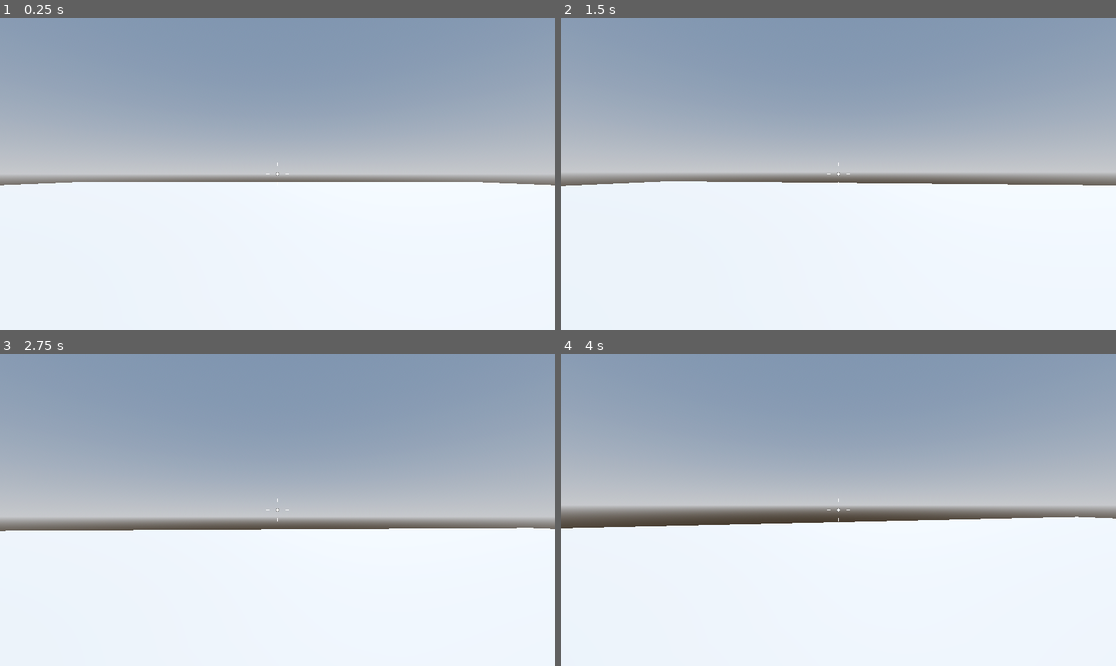
Above: before the commit, frames 1-4 (two rows, left to right).
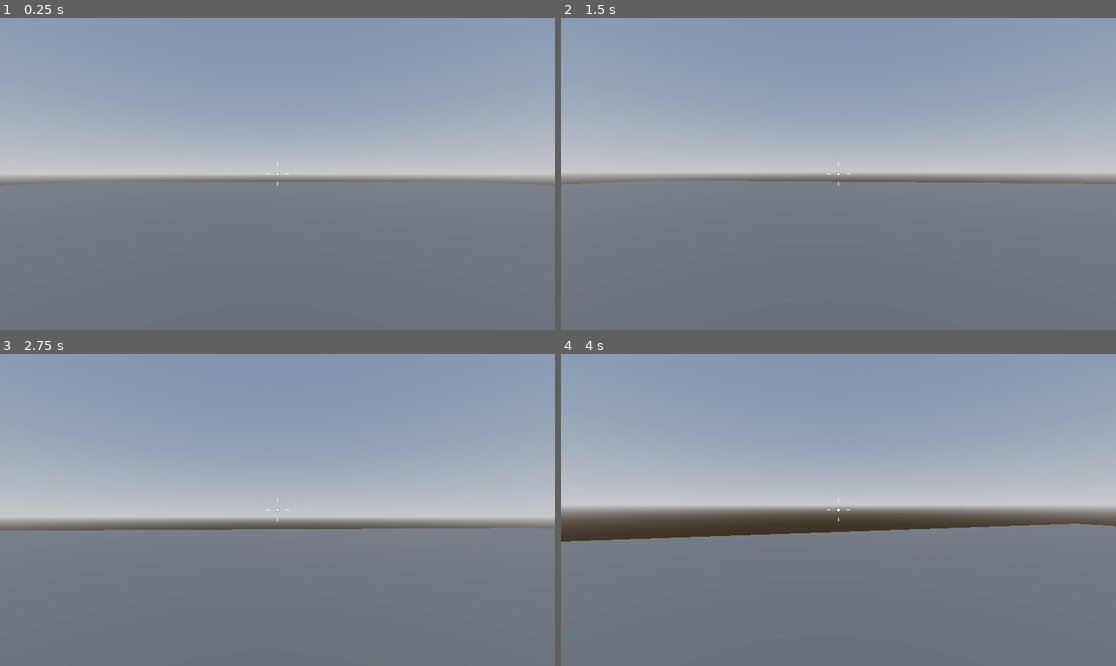
Above: after the commit, the same moments.

Repository: SugarF0x/robage-3d
Game: Godot game, scene res://Levels/sandbox.tscn
Same seed, same stepped clock (60 frames per second), same inputs: the game is played once before the commit and once after it.
Inputs (mouse positions are in pixels of both pictures, inside the frame that each line leads up to):
- Up to frame 1 (0.25 s): no input
- Up to frame 2 (1.5 s): tap Enter at 0.5 s; move the mouse to (866, 174) at 0.52 s; hold W (move_forward) from 0.53 s (still down); tap Space (jump) at 0.6, 0.77, 1.07, 1.35 s; move the mouse to (810, 174) at 1.27 s
- Up to frame 3 (2.75 s): keep holding W (move_forward); tap Space (jump) at 1.52, 1.82, 2.1 s; move the mouse to (288, 503) at 2.02 s
- Up to frame 4 (4 s): keep holding W (move_forward); move the mouse to (832, 516) at 2.77 s; tap Space (jump) at 2.85, 3.02, 3.32, 3.5, 3.6, 3.77 s; move the mouse to (877, 513) at 3.52 s

The runs differ from the first frame. In frame 1, 47% of the frame differs, in the area x 0-100%, y 52-100%; in frame 2, 47%; in frame 3, 44%; in frame 4, 46%.

Commit message:
add player fall velocity increase

Diff:
--- a/Levels/sandbox.tscn
+++ b/Levels/sandbox.tscn
@@ -15,6 +15,12 @@
 tonemap_mode = 2
 glow_enabled = true
 
+[sub_resource type="StandardMaterial3D" id="StandardMaterial3D_mjhxh"]
+albedo_color = Color(0.196078, 0.196078, 0.196078, 1)
+
+[sub_resource type="StandardMaterial3D" id="StandardMaterial3D_eng5w"]
+albedo_color = Color(1, 0.592157, 0, 1)
+
 [node name="Sandbox" type="Node3D"]
 
 [node name="WorldEnvironment" type="WorldEnvironment" parent="."]
@@ -28,6 +34,35 @@
 transform = Transform3D(1, 0, 0, 0, 1, 0, 0, 0, 1, 0, -0.5, 0)
 use_collision = true
 size = Vector3(64, 1, 64)
+material = SubResource("StandardMaterial3D_mjhxh")
 
 [node name="Player" parent="." instance=ExtResource("1_n1wis")]
 transform = Transform3D(1, 0, 0, 0, 1, 0, 0, 0, 1, 0, 1, 0)
+
+[node name="Boxes" type="Node3D" parent="."]
+transform = Transform3D(1, 0, 0, 0, 1, 0, 0, 0, 1, 0, -0.5, 0)
+
+[node name="CSGBox3D" type="CSGBox3D" parent="Boxes"]
+transform = Transform3D(1, 0, 0, 0, 1, 0, 0, 0, 1, 2, 1, 0)
+material_override = SubResource("StandardMaterial3D_eng5w")
+use_collision = true
+
+[node name="CSGBox3D2" type="CSGBox3D" parent="Boxes"]
+transform = Transform3D(1, 0, 0, 0, 1, 0, 0, 0, 1, 3, 2, 0)
+material_override = SubResource("StandardMaterial3D_eng5w")
+use_collision = true
+
+[node name="CSGBox3D3" type="CSGBox3D" parent="Boxes"]
+transform = Transform3D(1, 0, 0, 0, 1, 0, 0, 0, 1, 3, 3, 1)
+material_override = SubResource("StandardMaterial3D_eng5w")
+use_collision = true
+
+[node name="CSGBox3D4" type="CSGBox3D" parent="Boxes"]
+transform = Transform3D(1, 0, 0, 0, 1, 0, 0, 0, 1, 6, 3, 1)
+material_override = SubResource("StandardMaterial3D_eng5w")
+use_collision = true
+
+[node name="CSGBox3D5" type="CSGBox3D" parent="Boxes"]
+transform = Transform3D(1, 0, 0, 0, 1, 0, 0, 0, 1, 6, 3, 5)
+material_override = SubResource("StandardMaterial3D_eng5w")
+use_collision = true
--- a/Player/player.gd
+++ b/Player/player.gd
@@ -1,7 +1,8 @@
 extends CharacterBody3D
 
 
-@export var jump_height := 1.0
+@export_range(0.5, 2.0) var jump_height := 1.0
+@export_range(1.0, 5.0) var fall_multiplier := 2.5
 
 
 @onready var camera_pivot: Node3D = %CameraPivot
@@ -43,7 +44,12 @@
 
 	mouse_motion = Vector2.ZERO
 
-func handle_fall(delta: float) -> void: if not is_on_floor(): velocity.y -= gravity * delta
+func handle_fall(delta: float) -> void:
+	if is_on_floor(): return
+
+	if velocity.y >= 0: velocity.y -= gravity * delta
+	else: velocity.y -= gravity * delta * fall_multiplier
+
 func handle_jump() -> void: if Input.is_action_just_pressed("jump") and is_on_floor(): velocity.y = sqrt(jump_height * 2.0 * gravity)
 
 func handle_movement() -> void:
Not shown: 1 places in Levels/sandbox.tscn that only renumber resources
